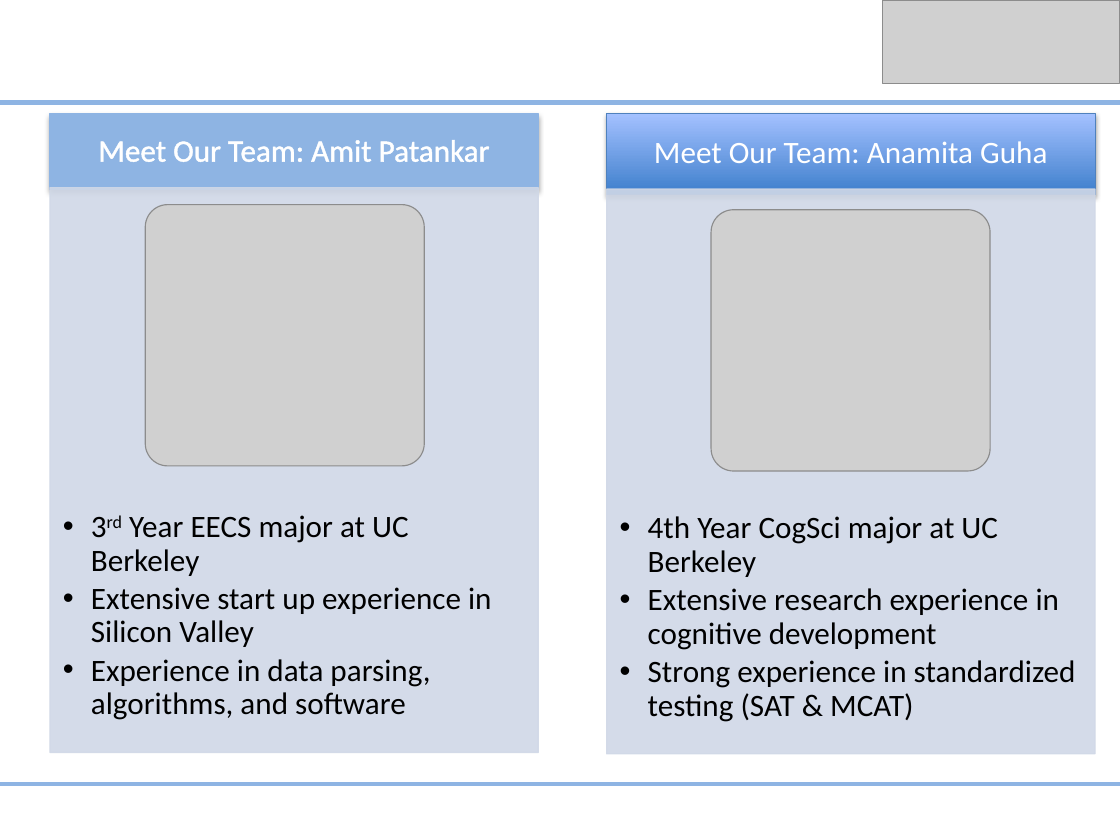
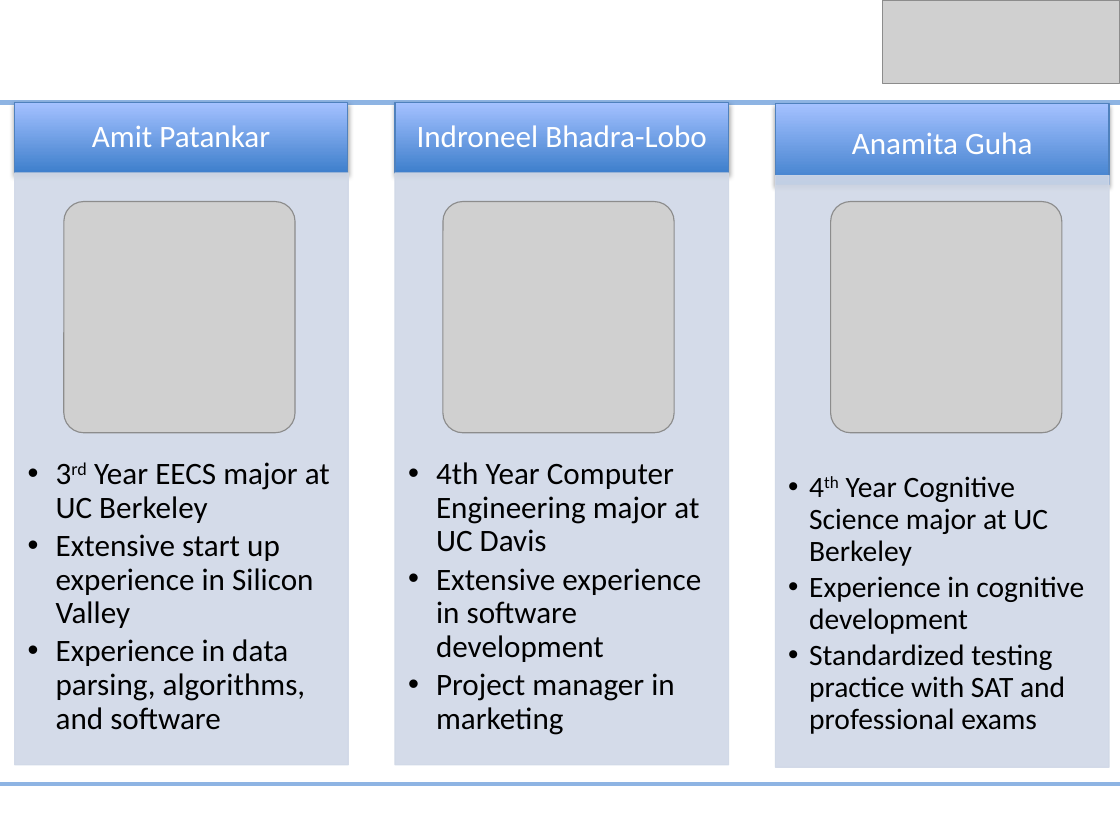
Before and after one commit to av8ramit/excelerate, a slide deck: slide 14 of Documents/Business Plan.pptx (slide 10 before the commit). Drawn at 1120x840 pixels with LibreOffice and Linux fonts; fonts in the diff are those of the drawing; grey boxes stand for pictures. Boxes give left, top, right and bottom in pixels: in the first picture for what was removed or moved away, otherwise in the second. Text is boxed around its words. In the diff, an @@ line names an element or a change of style, - is before the commit and + after.

Commit message:
New powerpoint

```diff
--- a/Documents/Business Plan.pptx
+++ b/Documents/Business Plan.pptx
@@ rectangle removed at bbox=[50, 114, 539, 189] @@
@@ rectangle: place and size @@
-rectangle at bbox=[607, 113, 1095, 194]
+rectangle at bbox=[775, 104, 1109, 185]
@@ text at bbox=[92, 125, 270, 147]: text changed @@
-Meet Our Team: Amit Patankar
+Amit Patankar
@@ text at bbox=[852, 132, 1032, 154]: text changed @@
-Meet Our Team: Anamita Guha
+Anamita Guha
@@ text "3rd Year EECS major at ..." rewrapped from bbox=[91, 515, 491, 720] to bbox=[56, 462, 330, 730] @@
@@ rectangle: place and size @@
-rectangle at bbox=[50, 188, 539, 753]
+rectangle at bbox=[15, 174, 348, 765]
@@ rectangle: place and size @@
-rectangle at bbox=[607, 189, 1095, 754]
+rectangle at bbox=[775, 176, 1109, 767]
@@ picture: place and size @@
-picture at bbox=[146, 205, 424, 466]
+picture at bbox=[64, 202, 295, 432]
@@ picture added at bbox=[442, 202, 673, 432] @@
@@ picture: place and size @@
-picture at bbox=[711, 209, 990, 470]
+picture at bbox=[831, 202, 1062, 432]
@@ group added at bbox=[15, 103, 729, 765]: 3 rectangles, 2 texts @@
+Indroneel Bhadra-Lobo
+  •• 4th Year Computer Engineering major at UC Davis
+  •• Extensive experience in software development
+  •• Project manager in marketing
@@ text at bbox=[809, 476, 1084, 734]: text changed; size 20 to 19 pt @@
-  •• 4th Year CogSci major at UC Berkeley
-  •• Extensive research experience in cognitive development
-  •• Strong experience in standardized testing (SAT & MCAT)
+  •• 4th Year Cognitive Science major at UC Berkeley
+  •• Experience in cognitive development
+  •• Standardized testing practice with SAT and professional exams
```
Also in this commit, not shown: 3 other slides changed, 5 slides added, 1 slide removed, 2 other files.
